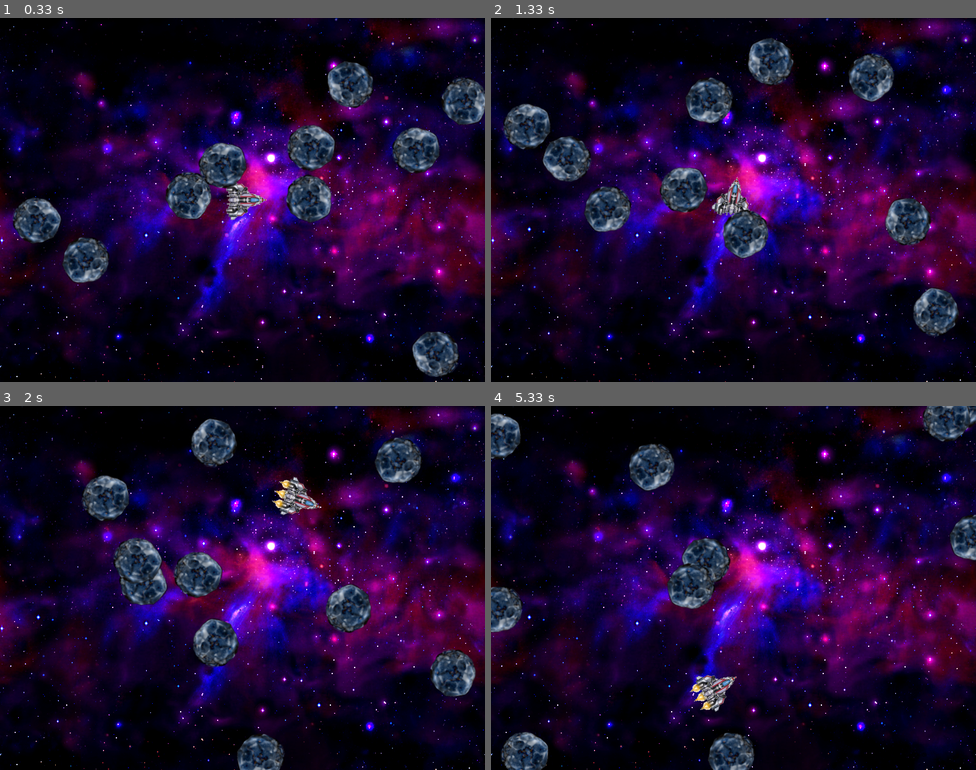
Above: before the commit, frames 1-4 (two rows, left to right).
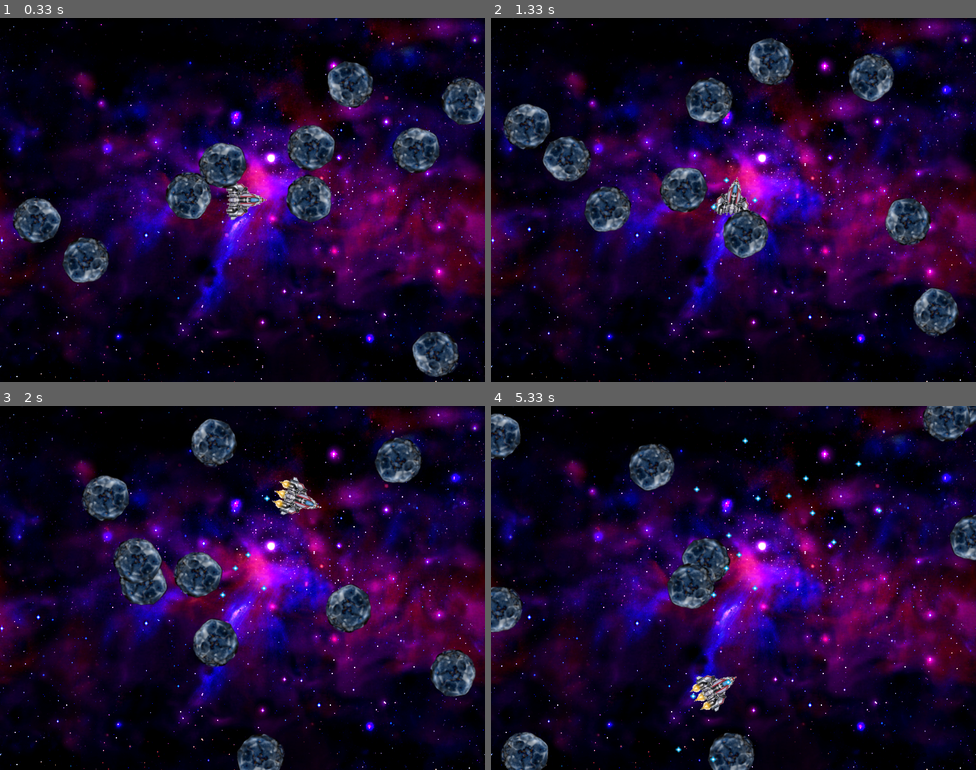
Above: after the commit, the same moments.

Repository: gram2005/python-pygame-asteroids
Game: pygame game, started from game.py
The game is run twice, just before and just after one commit, with the same random seed, the same clock (stepped at 60 frames per second) and the same inputs.
Inputs:
- Up to frame 1 (0.33 s): no input
- Up to frame 2 (1.33 s): hold Space 0.33-0.8 s; hold Right 0.33-0.8 s; hold Right 0.83-1.3 s; tap Space at 0.9, 1.2 s
- Up to frame 3 (2 s): hold Up 1.33-1.63 s; tap Space at 1.4, 1.73 s; hold Right from 1.67 s (still down)
- Up to frame 4 (5.33 s): tap Space at 2.03, 2.23, 2.53, 2.8, 3.1, 3.23, 3.63, 3.93, 4.3, 4.6, 4.8, 5.1, 5.3 s; release Right at 2.13 s; hold Left 2.17-2.7 s; hold Left 2.73-3.13 s; hold Up 3.17-3.53 s; hold Right 3.57-4.2 s; hold Left 4.23-4.7 s; hold Right 4.73-5.2 s; hold Up from 5.23 s (still down)

Frame 1 is identical in both runs. In frame 2, less than 0.1% of the frame differs, in the area x 45-55%, y 43-53%; in frame 3, less than 0.1%; in frame 4, 0.3%, in the area x 38-81%, y 8-98%.

Commit message:
shot2.png

Diff:
--- a/game.py
+++ b/game.py
@@ -20,15 +20,15 @@
 
 ateroids_num = 10
 aster_list = []
+missile_list = []
 
 #images
 bg = Base_image("bg_nebula_blue.png")
 ship = Ship("ship1.png", "ship2.png", 400, 300)
-#aster = Asteroid("asteroid_blue.png")
 for x in range(ateroids_num):
     aster = Asteroid("asteroid_blue.png")
     aster_list.append(aster)
-#aster = pygame.image.load("asteroid_blue.png").convert_alpha()
+
 
 done = False
 
@@ -50,6 +50,9 @@
             if event.key == pygame.K_UP:
                 ship.set_acc(5)
                 ship.switch_state(True)
+            if event.key == pygame.K_SPACE:
+                x, y = ship.get_missile_coord()
+                missile_list.append(Missile("shot2.png", x, y))
 
         if event.type == pygame.KEYUP:
             if event.key == pygame.K_LEFT:
@@ -65,10 +68,12 @@
     # game logic
 
     ship.update()
-    #aster.update()
 
     for aster in aster_list:
         aster.update()
+
+    for mis in missile_list:
+        mis.update()
 
 ################################################################################
     # drawing
@@ -76,12 +81,12 @@
 
     bg.draw(screen)
     ship.draw(screen)
-    #aster.draw(screen)
 
     for aster in aster_list:
         aster.draw(screen)
 
-    #screen.blit(aster, [100, 100])
+    for mis in missile_list:
+            mis.draw(screen)
 
     pygame.display.flip()
 
--- a/spaceobjects.py
+++ b/spaceobjects.py
@@ -50,6 +50,12 @@
     def get_angle(self):
         return self.angle
 
+    def get_missile_coord(self):
+        self.obj_center = self.display_image.get_rect().center
+        tmp_x = 35 * math.cos(math.radians(self.angle))
+        tmp_y = 35 * math.sin(math.radians(self.angle))
+        return self.x + tmp_x, self.y - tmp_y
+
     def set_acc(self, value):
         self.acc = value
 
@@ -71,7 +77,7 @@
             self.acc = 0
 
 
-class Asteroid (Base_image):
+class Asteroid(Base_image):
     def __init__(self, image):
         x = random.randrange(0, 800)
         y = random.randrange(0, 600)
@@ -80,3 +86,8 @@
         angle = random.randrange(0, 360)
         angle_speed = random.randrange(-10, 10)
         Base_image.__init__(self, image, x, y, v_x, v_y, angle, angle_speed)
+
+
+class Missile(Base_image):
+    def __init__(self, image, x, y):
+        Base_image.__init__(self, image, x, y)
Binary file added: shot2.png
